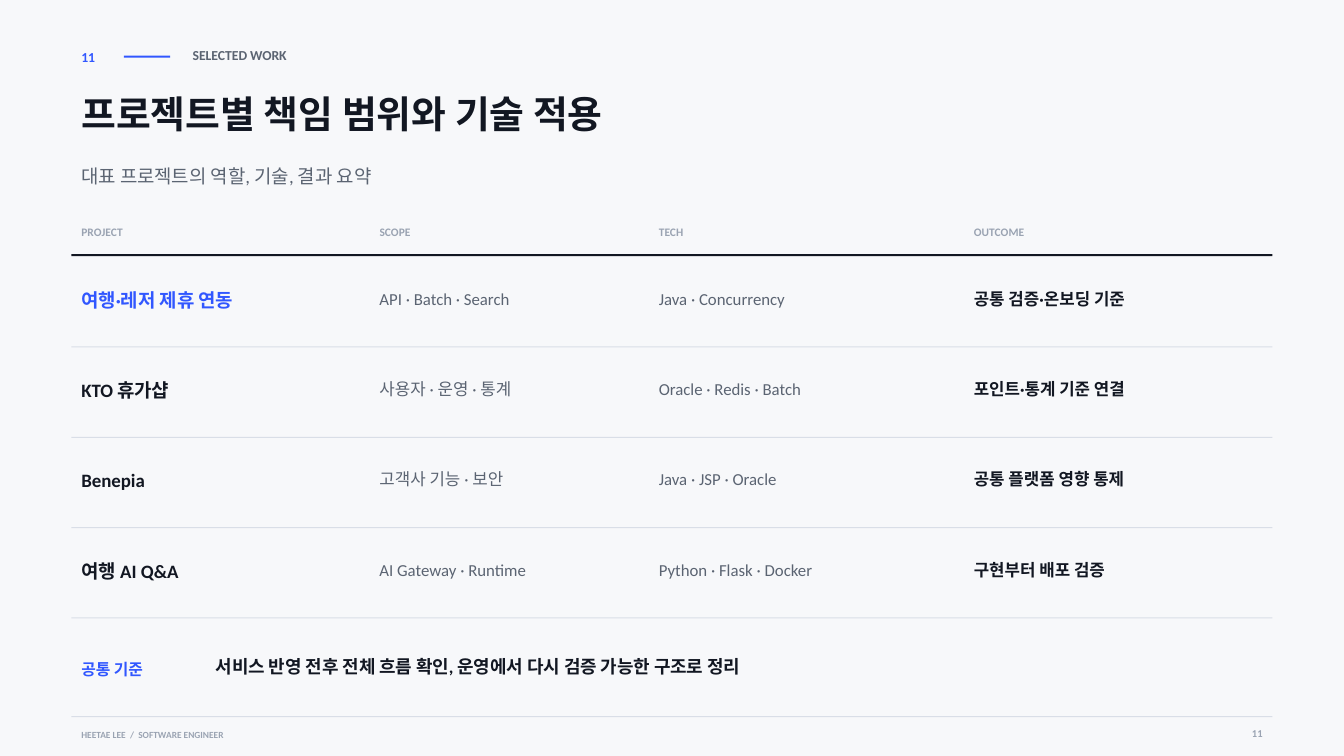
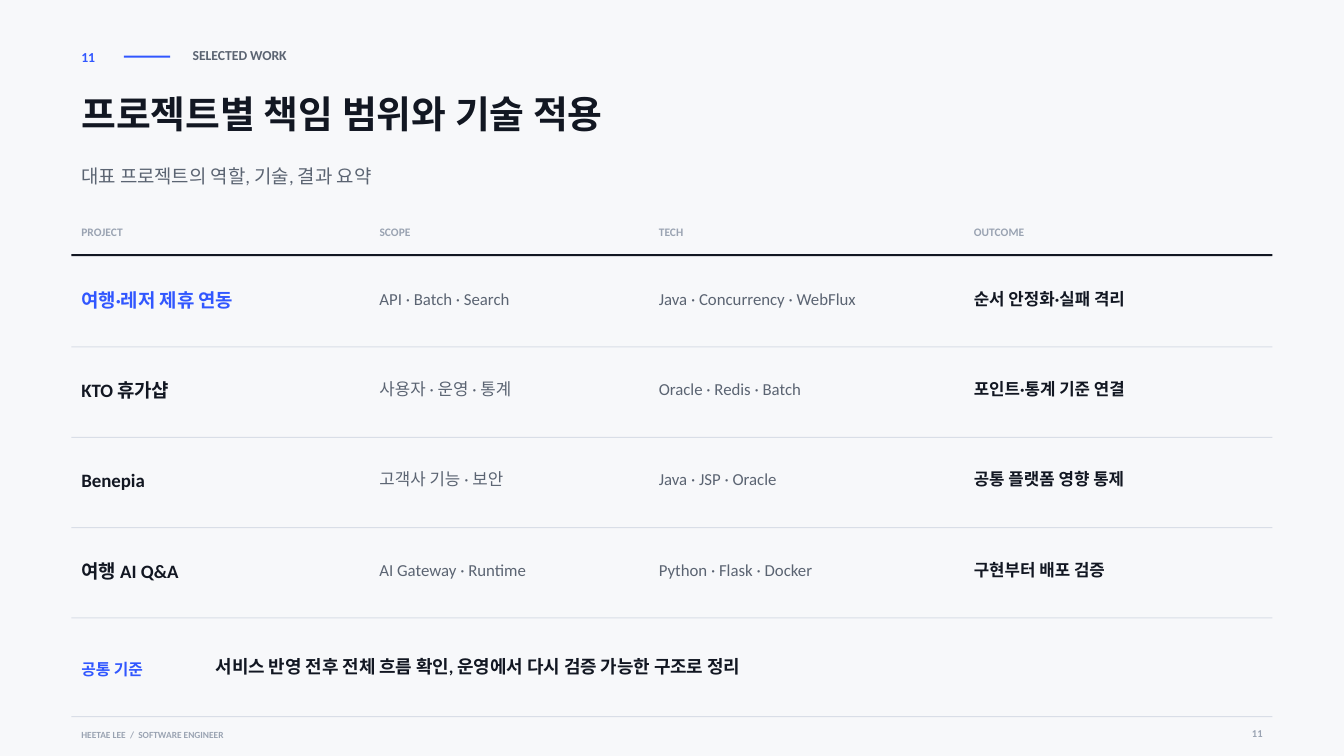
Before and after one commit to heetae-L/heetae-L.github.io, a slide deck: slide 11 of portfolio/heetae-lee-portfolio.pptx. Drawn at 1344x756 pixels with LibreOffice and Linux fonts; fonts in the diff are those of the drawing. Boxes give left, top, right and bottom in pixels: in the first picture for what was removed or moved away, otherwise in the second. Text is boxed around its words. In the diff, an @@ line names an element or a change of style, - is before the commit and + after.

Commit message:
Update portfolio concurrency experience

```diff
--- a/portfolio/heetae-lee-portfolio.pptx
+++ b/portfolio/heetae-lee-portfolio.pptx
@@ text at (659, 293, 856, 308): text changed @@
-Java · Concurrency
+Java · Concurrency · WebFlux
@@ text at (974, 291, 1125, 307): text changed @@
-공통 검증·온보딩 기준
+순서 안정화·실패 격리
```
Also in this commit, not shown: 4 other slides changed, 18 other files.
